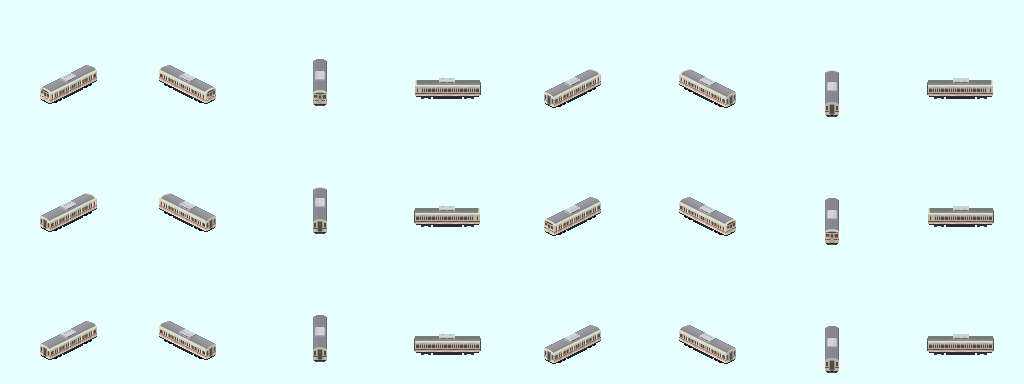
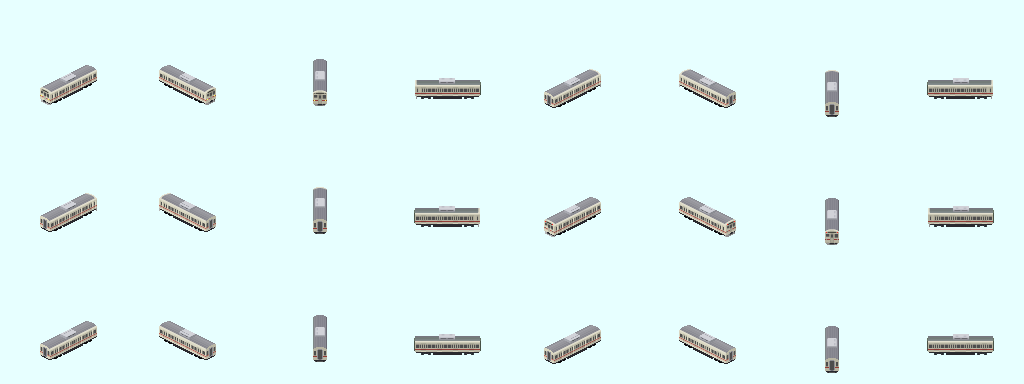
Comparing the layer stacks of the two (1024, 384) images. Changes:
added group "スカート" with 3 layers above "屋根上" over [41, 84, 992, 245]
added layer "レイヤー 125" (20%) in group "スカート" over [50, 84, 992, 245]
added layer "レイヤー 123" in group "スカート" over [41, 84, 992, 245]
added layer "レイヤー 124" in group "スカート" over [43, 100, 735, 235]
